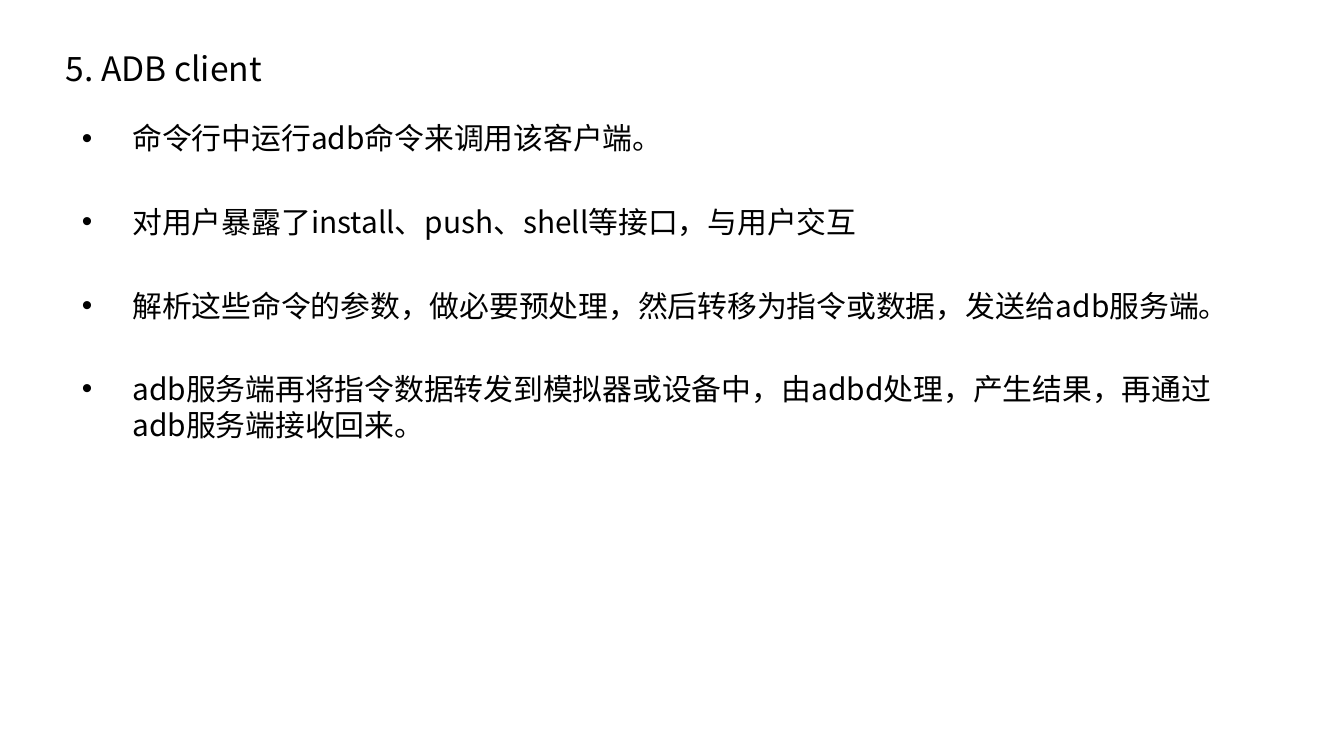
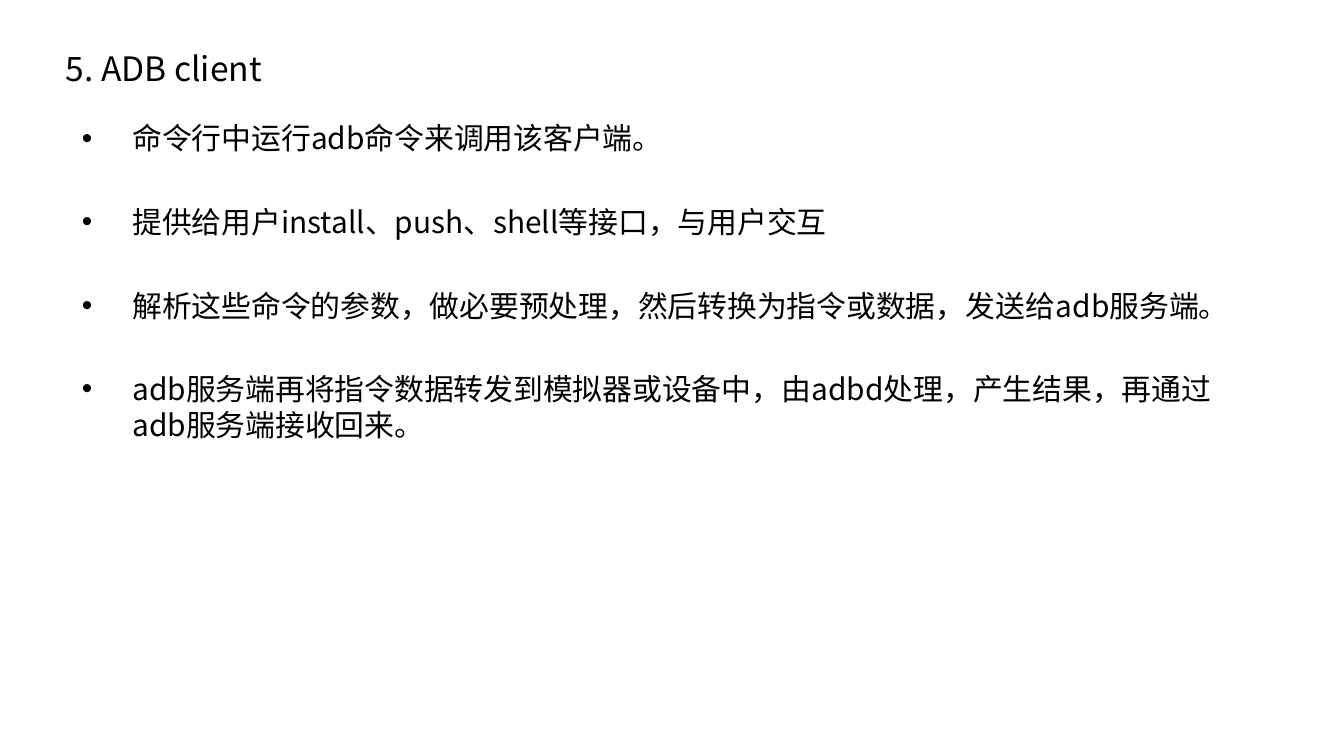
Before and after one commit to phybio/adb, a slide deck: slide 14 of adb.pptx. Drawn at 1344x756 pixels with LibreOffice and Linux fonts; fonts in the diff are those of the drawing; background and template pictures are left out. Boxes give left, top, right and bottom in pixels: in the first picture for what was removed or moved away, otherwise in the second. Text is boxed around its words. In the diff, an @@ line names an element or a change of style, - is before the commit and + after.

```diff
--- a/adb.pptx
+++ b/adb.pptx
@@ text at bbox=[132, 207, 1228, 320]: text changed @@
-• 对用户暴露了install、push、shell等接口，与用户交互
-• 解析这些命令的参数，做必要预处理，然后转移为指令或数据，发送给adb服务端。
+• 提供给用户install、push、shell等接口，与用户交互
+• 解析这些命令的参数，做必要预处理，然后转换为指令或数据，发送给adb服务端。
```
Also in this commit, not shown: 6 other slides changed.
